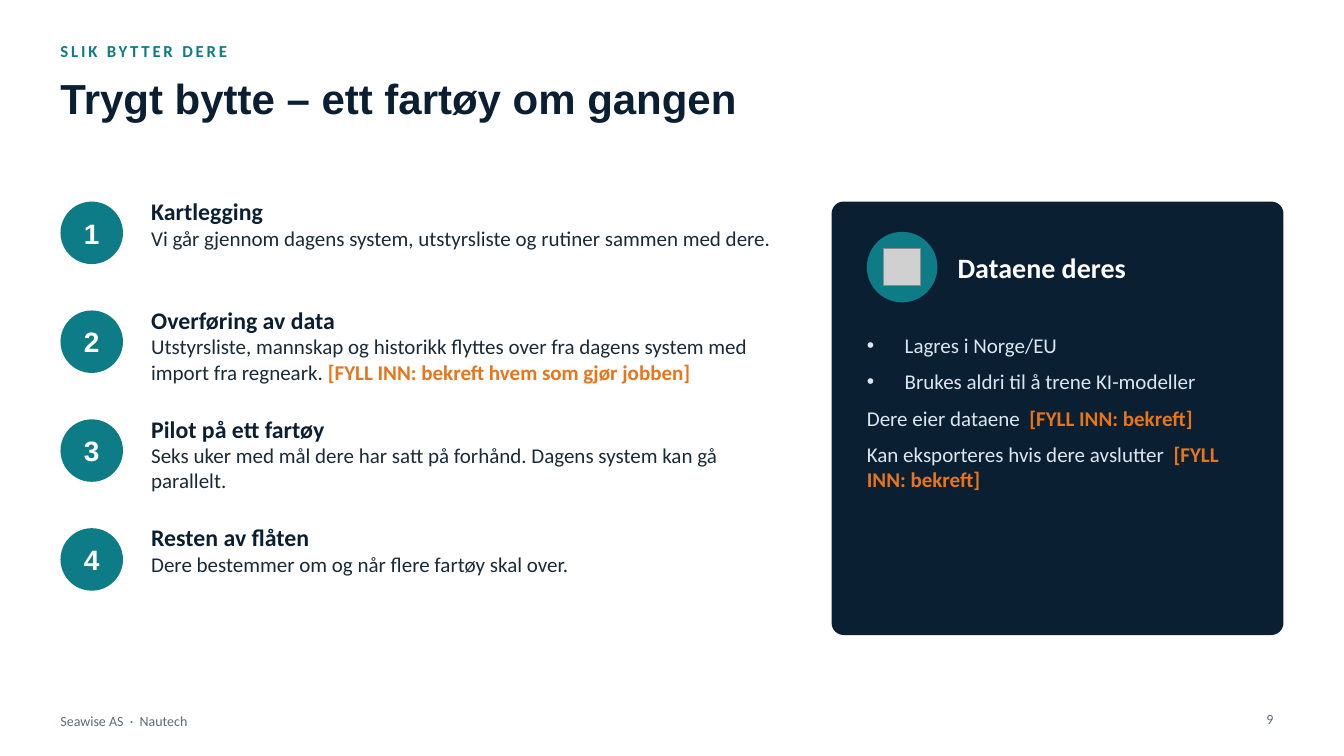
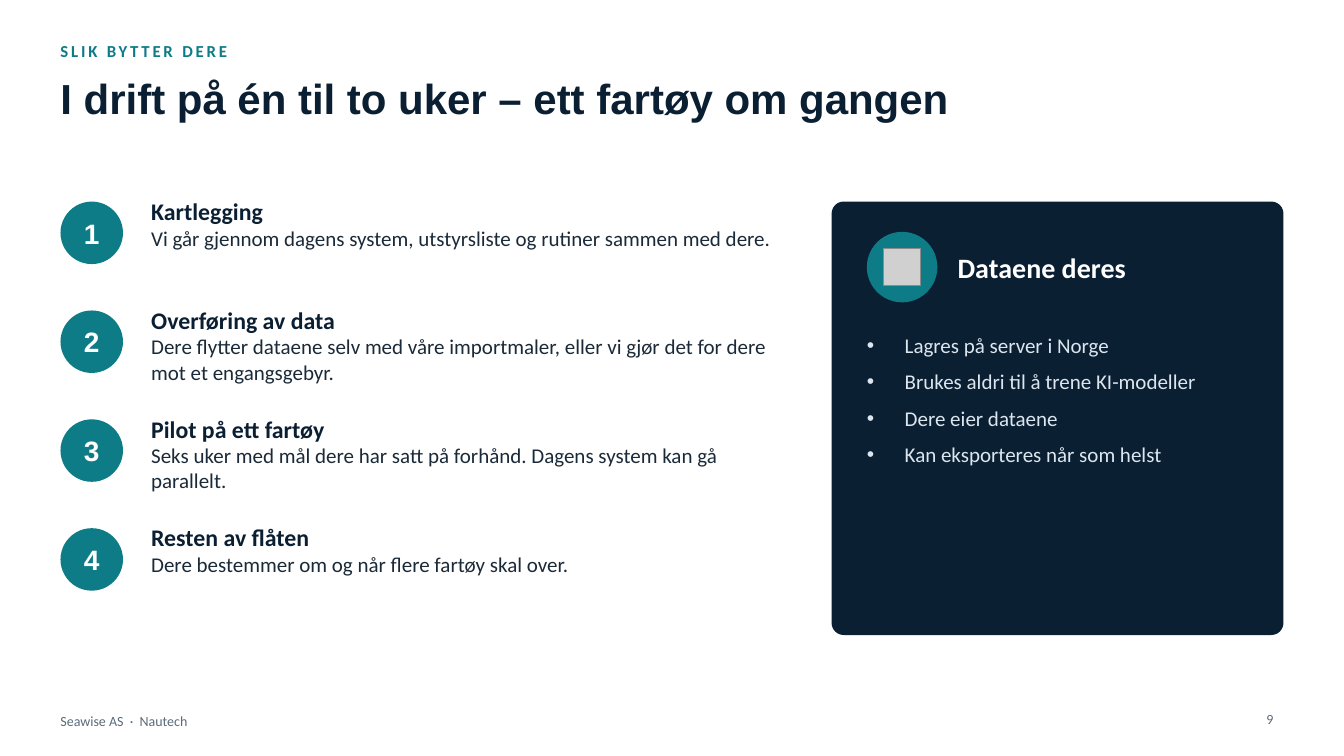
Before and after one commit to akopperstad/Claude, a slide deck: slide 9 of presentasjoner/Nautech - Kundepresentasjon v2.pptx. Drawn at 1344x756 pixels with LibreOffice and Linux fonts; fonts in the diff are those of the drawing; grey boxes stand for pictures. Boxes give left, top, right and bottom in pixels: in the first picture for what was removed or moved away, otherwise in the second. Text is boxed around its words. In the diff, an @@ line names an element or a change of style, - is before the commit and + after.

```diff
--- a/presentasjoner/Nautech - Kundepresentasjon v2.pptx
+++ b/presentasjoner/Nautech - Kundepresentasjon v2.pptx
@@ title at <box>60,81,948,123</box>: text changed @@
-Trygt bytte – ett fartøy om gangen
+I drift på én til to uker – ett fartøy om gangen
@@ text at <box>151,339,766,384</box>: text changed @@
-Utstyrsliste, mannskap og historikk flyttes over fra dagens system med import fra regneark. [FYLL INN: bekreft hvem som gjør jobben]
+Dere flytter dataene selv med våre importmaler, eller vi gjør det for dere mot et engangsgebyr.
@@ text at <box>905,338,1109,357</box>: text changed @@
-• Lagres i Norge/EU
+• Lagres på server i Norge
@@ text at <box>905,411,1161,466</box>: text changed @@
-• Dere eier dataene [FYLL INN: bekreft]
-• Kan eksporteres hvis dere avslutter [FYLL INN: bekreft]
+• Dere eier dataene
+• Kan eksporteres når som helst
```
Also in this commit, not shown: 4 other slides changed, 1 other file.
